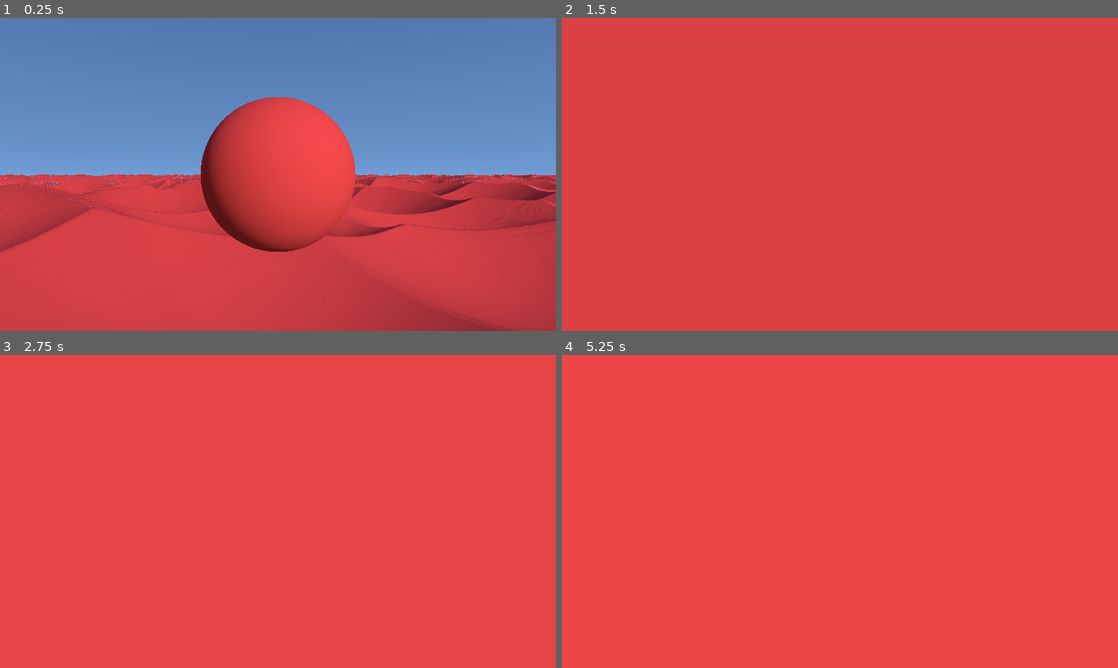
Above: before the commit, frames 1-4 (two rows, left to right).
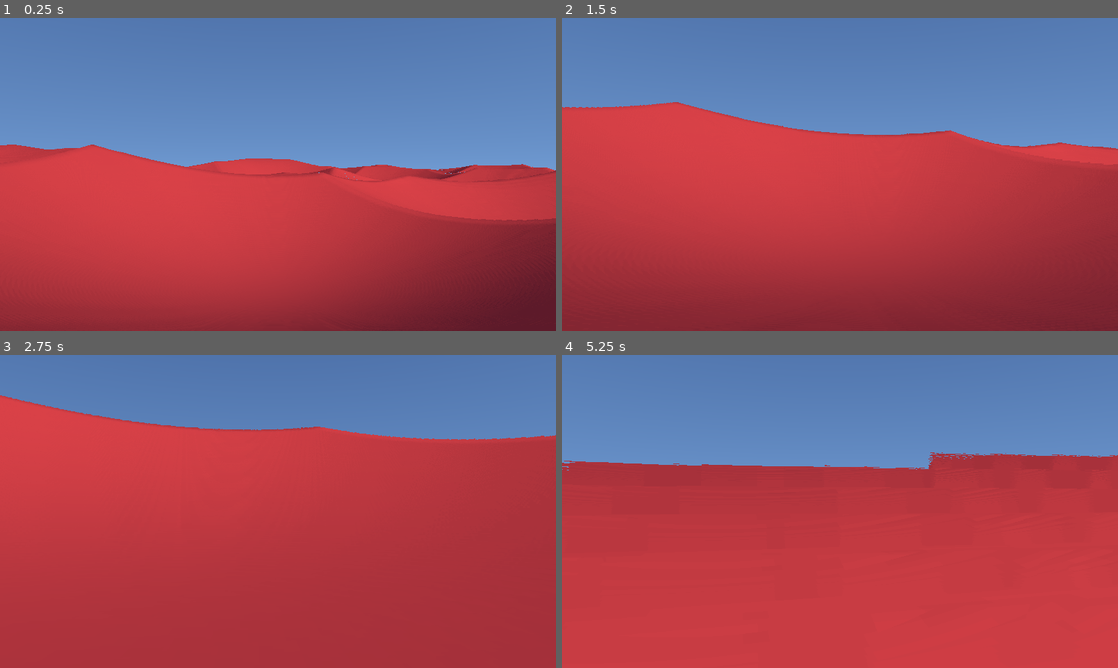
Above: after the commit, the same moments.

Repository: timo-eberl/realtime-graphics-exercises
Game: Godot game, scene res://scene.tscn
Same seed, same stepped clock (60 frames per second), same inputs: the game is played once before the commit and once after it.
Inputs (mouse positions are in pixels of both pictures, inside the frame that each line leads up to):
- Up to frame 1 (0.25 s): no input
- Up to frame 2 (1.5 s): tap Enter at 0.5 s; move the mouse to (867, 174) at 0.52 s; hold W (move_forward) from 0.53 s (still down); tap Down (look_down) at 0.6 s; tap Up (look_up) at 0.8, 1.35 s; move the mouse to (812, 174) at 1.27 s
- Up to frame 3 (2.75 s): keep holding W (move_forward); tap Down (look_down) at 1.55, 2.1 s; move the mouse to (289, 505) at 2.02 s; tap Up (look_up) at 2.3 s
- Up to frame 4 (5.25 s): keep holding W (move_forward); move the mouse to (834, 517) at 2.77 s; tap Up (look_up) at 2.85, 3.8 s; tap Down (look_down) at 3.05, 4.55 s; move the mouse to (878, 514) at 3.52 s; tap R at 3.6 s; move the mouse to (795, 508) at 4.27 s; tap M at 4.35 s; move the mouse to (845, 511) at 5.02 s; tap N at 5.1 s

The runs differ from the first frame. In frame 1, 41% of the frame differs, in the area x 0-100%, y 25-100%; in frame 2, 78%; in frame 3, 92%; in frame 4, 100%, in the area x 0-100%, y 0-100%.

Commit message:
Add movement

Diff:
--- a/project-2/src/project.godot
+++ b/project-2/src/project.godot
@@ -76,6 +76,18 @@
 , Object(InputEventJoypadMotion,"resource_local_to_scene":false,"resource_name":"","device":-1,"axis":3,"axis_value":1.0,"script":null)
 ]
 }
+move_up={
+"deadzone": 0.5,
+"events": [Object(InputEventKey,"resource_local_to_scene":false,"resource_name":"","device":-1,"window_id":0,"alt_pressed":false,"shift_pressed":false,"ctrl_pressed":false,"meta_pressed":false,"pressed":false,"keycode":0,"physical_keycode":4194325,"key_label":0,"unicode":0,"location":0,"echo":false,"script":null)
+, Object(InputEventJoypadButton,"resource_local_to_scene":false,"resource_name":"","device":-1,"button_index":0,"pressure":0.0,"pressed":true,"script":null)
+]
+}
+move_down={
+"deadzone": 0.5,
+"events": [Object(InputEventKey,"resource_local_to_scene":false,"resource_name":"","device":-1,"window_id":0,"alt_pressed":false,"shift_pressed":false,"ctrl_pressed":false,"meta_pressed":false,"pressed":false,"keycode":0,"physical_keycode":4194326,"key_label":0,"unicode":0,"location":0,"echo":false,"script":null)
+, Object(InputEventJoypadButton,"resource_local_to_scene":false,"resource_name":"","device":-1,"button_index":1,"pressure":0.0,"pressed":true,"script":null)
+]
+}
 
 [rendering]
 
--- a/project-2/src/scene.gd
+++ b/project-2/src/scene.gd
@@ -56,21 +56,17 @@
 
 # camera view direction (not position)
 
-const MIN_ELEVATION :=   0.0
+const MIN_ELEVATION := -90.0
 const MAX_ELEVATION :=  90.0
 
 ## in degrees against the horizon
 @export_range(MIN_ELEVATION, MAX_ELEVATION) var elevation = 0.0
 
-
-## in meters; in this environment, the camera camera_focus_point
-@export_range(0.0,20.0) var camera_distance := 5.0
-
-## in meters; the point the camera is looking at and rotating around
-@export var camera_focus_point := Vector3(0.0,1.5,0.0);
-
-const MIN_CAMERA_DISTANCE := 0.1;
-const MAX_CAMERA_DISTANCE := 100.0;
+const MIN_CAM_POS_Y := 1.8
+const MAX_CAM_POS_Y := 250.0
+
+## in meters
+@export var camera_position := Vector3(0.0, 1.8, 0.0)
 
 @export_subgroup("Interactive Control")
 
@@ -79,6 +75,9 @@
 
 ## in m/s
 @export var movement_speed := 5.0
+
+## in m
+@export var height_offset := 1.8
 
 ## in degrees / pixel
 @export var mouse_look_speed := 0.2
@@ -120,24 +119,21 @@
 # Called every frame. 'delta' is the elapsed time since the previous frame.
 func _process(delta):
 	if not Engine.is_editor_hint(): # process input only when running stand-alone
-
 		if Input.is_action_just_pressed("ui_cancel"):
 			get_tree().quit()
-
 		# compute movement updates
-
-		# update look
-
-		azimuth   = fmod(azimuth + turn_speed * delta * Input.get_axis("turn_left","turn_right"), 360.0)
-		elevation = elevation + turn_speed * delta * Input.get_axis("look_down","look_up")
-		elevation = clamp(elevation, MIN_ELEVATION, MAX_ELEVATION)
-
+		# elevation and azimuth are updated in _input
 		# update movement
-
-		# ... using projections on the ground plane
-
-		camera_distance += Input.get_axis("move_forward","move_backward") * movement_speed * delta;
-		camera_distance = clamp(camera_distance, MIN_CAMERA_DISTANCE, MAX_CAMERA_DISTANCE);
+		var forward := Vector3(dsin(azimuth), 0.0, -dcos(azimuth))
+		var right   := Vector3(dcos(azimuth), 0.0, dsin(azimuth))
+		var movement_update : Vector2 = movement_speed * delta * \
+			Input.get_vector("move_left","move_right","move_backward","move_forward")
+		var movement_update_y : float = movement_speed * delta * \
+			Input.get_axis("move_down", "move_up")
+		camera_position += movement_update.y * forward
+		camera_position += movement_update.x * right
+		camera_position.y += movement_update_y
+		camera_position.y = clamp(camera_position.y, MIN_CAM_POS_Y, MAX_CAM_POS_Y)
 
 	set_shader_parameters();
 
@@ -158,8 +154,7 @@
 	# set shader uniforms - camera
 
 	panel.material.set_shader_parameter("vertical_fov_radians", radians(vertical_fov_degrees))
-	panel.material.set_shader_parameter("camera_distance", camera_distance)
-	panel.material.set_shader_parameter("camera_focus_point", camera_focus_point)
+	panel.material.set_shader_parameter("camera_position", camera_position)
 	panel.material.set_shader_parameter("azimuth", radians(azimuth))
 	panel.material.set_shader_parameter("elevation", radians(elevation))
 
@@ -278,19 +273,8 @@
 		tween.set_ease(Tween.EASE_OUT)
 		tween.set_parallel(true)
 
-		if event.button_index == MOUSE_BUTTON_WHEEL_DOWN:
-			tween.tween_property(self, "camera_distance",
-									 clamp(camera_distance * mouse_wheel_step_factor,
-									 MIN_CAMERA_DISTANCE, MAX_CAMERA_DISTANCE),
-									0.25);
-		elif event.button_index == MOUSE_BUTTON_WHEEL_UP:
-			tween.tween_property(self, "camera_distance",
-									 clamp(camera_distance / mouse_wheel_step_factor,
-									 MIN_CAMERA_DISTANCE, MAX_CAMERA_DISTANCE),
-									0.25);
-
 	if event is InputEventMouseMotion:
-		azimuth = fmod(azimuth - mouse_look_speed * event.relative.x ,360.0);
+		azimuth = fmod(azimuth + mouse_look_speed * event.relative.x ,360.0);
 		elevation = elevation + mouse_look_speed * event.relative.y;
 		elevation = clamp(elevation, MIN_ELEVATION, MAX_ELEVATION);
 
--- a/project-2/src/scene.gdshader
+++ b/project-2/src/scene.gdshader
@@ -1,8 +1,8 @@
 shader_type canvas_item;
 // constants
-const float EPSILON = 0.001; // larger than 0, but so small every smaller value is negative
+const float EPSILON = 0.01; // larger than 0, but so small every smaller value is negative
 const float GRADIENT_DT = 5.0; // big to hide artefacts from texture
-const int MAX_STEPS = 250; // ray march steps
+const int MAX_STEPS = 200; // ray march steps
 const float MAX_DISTANCE = 1000.0; // from surface; if we are that far, we won't hit anything
 // generic shader parameters ... (set from script)
 uniform vec3 P; uniform vec3 Q; uniform vec3 R; uniform vec3 S; // ... vectors
@@ -10,8 +10,7 @@
 uniform float theta; uniform float phi; // ... angles, in radians
 uniform vec3 color_a; uniform vec3 color_b; uniform vec3 color_c; uniform vec3 color_d; // in sRGB
 // camera (set from script)
-uniform float aspect_ratio = 1.0; uniform float camera_distance = 1.0;
-uniform vec3 camera_focus_point = vec3(0,1,0);
+uniform float aspect_ratio = 1.0; uniform vec3 camera_position = vec3(0,1.5,0);
 uniform float azimuth = 0.0; uniform float elevation = 0.0;
 uniform float vertical_fov_radians = 0.7854; // 45 degrees
 // sky (set from script)
@@ -35,32 +34,6 @@
 #include "res://inc/tone_mapping.gdshaderinc"
 #include "res://inc/sdf_primitives.gdshaderinc"
 #include "res://inc/matrices.gdshaderinc"
-
-void vertex() {
-	// right-handed, y up
-	vec3 forward = vec3(0, 0,-1);
-	vec3 right   = vec3(1, 0, 0);
-	vec3 up      = vec3(0, 1, 0);
-	// rotate - first x, then y
-	mat3 rotation = mat3_rotate_y(azimuth) * mat3_rotate_x(elevation);
-	forward = rotation * forward; right = rotation * right; up = rotation * up;
-	// move camera back
-	_camera_positon = -forward * camera_distance + camera_focus_point;
-	// scale camera for FoV and focal length
-	// our y coordinate system is 2 high, from -1.0 to 1,0
-	float focal_length = 2.0 / (2.0 * tan(vertical_fov_radians * 0.5));
-	// scale vectors; by construction, they are already normalized
-	right = right * aspect_ratio;
-	forward = forward * focal_length;
-	// center on (0.0) ; make the y range from -1 to 1 and point upwards
-	vec2 xy = (UV - vec2(0.5)) * vec2(2, -2);
-	_look_vector = forward + xy.x * right + xy.y * up;
-	// color space conversions
-	_zenith_color = sRGB_to_linear(zenith_color); _horizon_color = sRGB_to_linear(horizon_color);
-	_sun_color = sRGB_to_linear(sun_color);
-	_color_a = sRGB_to_linear(color_a); _color_b = sRGB_to_linear(color_b);
-	_color_c = sRGB_to_linear(color_c); _color_d = sRGB_to_linear(color_d);
-}
 
 vec3 sky(vec3 dir) {
 	dir = normalize(dir);
@@ -101,15 +74,15 @@
 	return sky(ray.dir);
 }
 
+float height_at(vec3 p) {
+	float s = 1000.0;
+	float height = texture(dune_heightmap, p.xz / s).x;
+	return smoothstep(0, 1, height) * 75.0;
+}
+
 float sdf(vec3 p) {
-	float s = 2000.0;
-	float height = texture(dune_heightmap, p.xz / s).x;
-	height = smoothstep(0, 1, height) * 150.0;
-	float ground = sdPlane(p, vec3(0,1,0), height);
-
-	float sphere = length(p - vec3(0, 1.5, 0)) - 1.0;
-
-	return opUnion(ground, sphere);
+	float ground = sdPlane(p, vec3(0,1,0), 1.0-height_at(p));
+	return ground;
 }
 
 vec3 gradient(vec3 p) {
@@ -142,6 +115,32 @@
 	}
 }
 
+void vertex() {
+	// right-handed, y up
+	vec3 forward = vec3(0, 0,-1);
+	vec3 right   = vec3(1, 0, 0);
+	vec3 up      = vec3(0, 1, 0);
+	// rotate - first x, then y
+	mat3 rotation = mat3_rotate_y(azimuth) * mat3_rotate_x(elevation);
+	forward = rotation * forward; right = rotation * right; up = rotation * up;
+	_camera_positon = camera_position;
+	_camera_positon.y += height_at(camera_position);
+	// scale camera for FoV and focal length
+	// our y coordinate system is 2 high, from -1.0 to 1,0
+	float focal_length = 2.0 / (2.0 * tan(vertical_fov_radians * 0.5));
+	// scale vectors; by construction, they are already normalized
+	right = right * aspect_ratio;
+	forward = forward * focal_length;
+	// center on (0.0) ; make the y range from -1 to 1 and point upwards
+	vec2 xy = (UV - vec2(0.5)) * vec2(2, -2);
+	_look_vector = forward + xy.x * right + xy.y * up;
+	// color space conversions
+	_zenith_color = sRGB_to_linear(zenith_color); _horizon_color = sRGB_to_linear(horizon_color);
+	_sun_color = sRGB_to_linear(sun_color);
+	_color_a = sRGB_to_linear(color_a); _color_b = sRGB_to_linear(color_b);
+	_color_c = sRGB_to_linear(color_c); _color_d = sRGB_to_linear(color_d);
+}
+
 void fragment() {
 	Ray ray = Ray(_camera_positon, normalize(_look_vector));
 	COLOR = vec4(linear_to_sRGB(tonemap_reinhard(
--- a/project-2/src/scene.tscn
+++ b/project-2/src/scene.tscn
@@ -11,7 +11,6 @@
 [sub_resource type="NoiseTexture2D" id="NoiseTexture2D_3iy6r"]
 width = 4096
 height = 4096
-invert = true
 seamless = true
 seamless_blend_skirt = 0.25
 noise = SubResource("FastNoiseLite_7im28")
@@ -32,8 +31,7 @@
 shader_parameter/color_c = null
 shader_parameter/color_d = null
 shader_parameter/aspect_ratio = 1.77734
-shader_parameter/camera_distance = 5.0
-shader_parameter/camera_focus_point = Vector3(0, 1.5, 0)
+shader_parameter/camera_position = Vector3(0, 1.8, 0)
 shader_parameter/azimuth = 0.0
 shader_parameter/elevation = 0.0
 shader_parameter/vertical_fov_radians = 0.785398
@@ -58,6 +56,7 @@
 horizon_color = Color(0.513087, 0.7043, 0.946755, 1)
 sun_direction = Vector3(0.5, 0.3, 0.7)
 sun_radius_degrees = 1.15
+movement_speed = 50.0
 
 [node name="Panel" type="Panel" parent="."]
 material = SubResource("ShaderMaterial_vpmjg")
